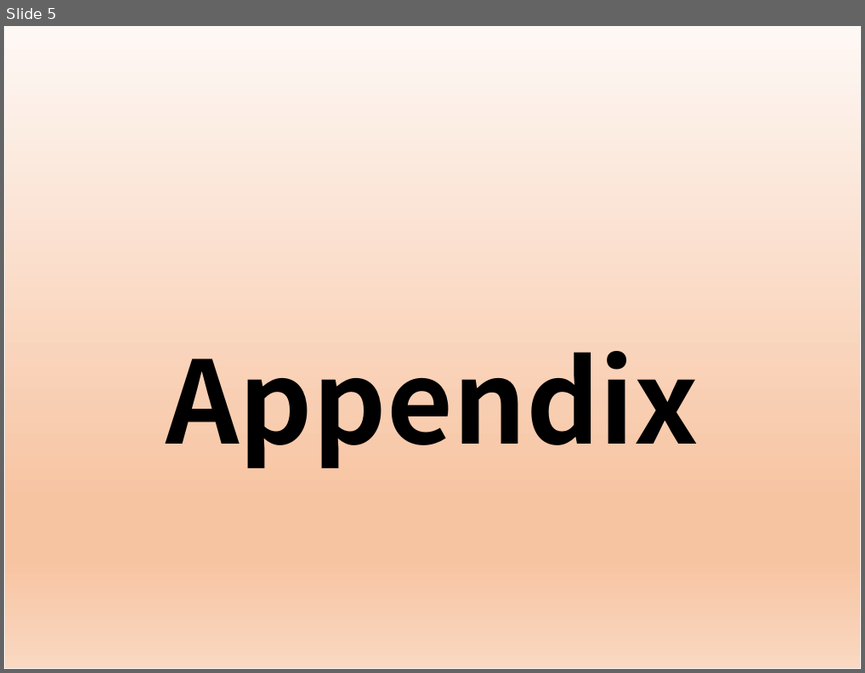
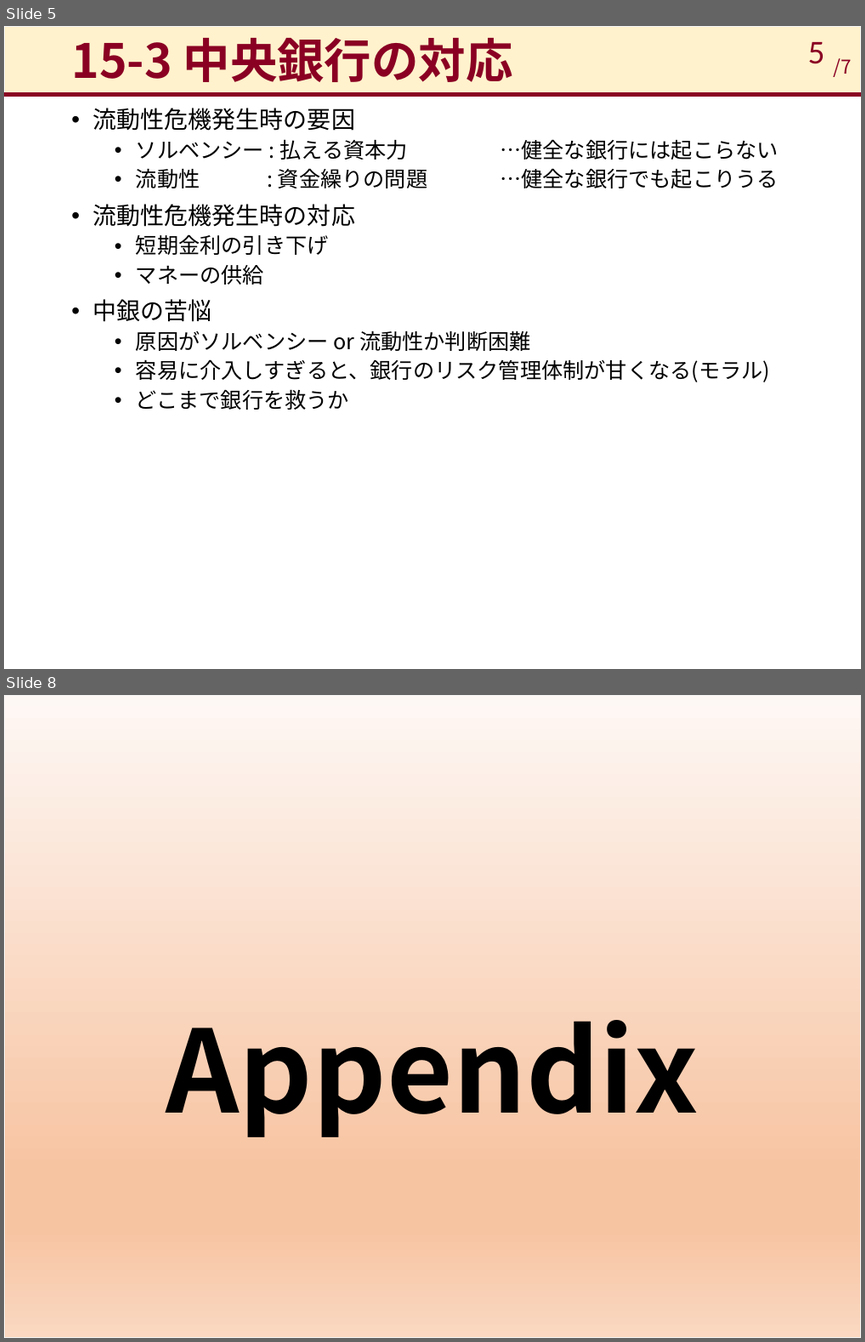
Before and after one commit to takashiikai1991/shirakawa, a slide deck: Sec_14.15/現代の金融政策_15.pptx. Shown one above the other, each under a label of ours: slide 5 before the commit, slides 5 and 8 after it; the slides between them are not shown. The pictures are 865x673 and 865x1342 pixels, drawn with LibreOffice and Linux fonts; fonts in the diff are those of the drawing. Boxes give left, top, right and bottom in pixels: in the first picture for what was removed or moved away, otherwise in the second. Text is boxed around its words. In the diff, an @@ line names an element or a change of style, - is before the commit and + after.

```diff
--- a/Sec_14.15/現代の金融政策_15.pptx
+++ b/Sec_14.15/現代の金融政策_15.pptx
@@ slide 5 added at box(4, 26, 861, 669), background #FFFFFF @@
@@ rectangle added at box(4, 26, 861, 94), fill #FFF2CC, outline #F2F2F2 1 pt @@
@@ title added at box(71, 38, 513, 82), 39.6 pt, text #8A0023, bold @@
+15-3 中央銀行の対応
@@ page number added at box(808, 42, 825, 64), 28 pt, text #8A0023 @@
+5
@@ text added at box(834, 58, 851, 77), 16 pt, text #8A0023 @@
+/7
@@ line added from (4, 95) to (861, 95), #8A0023 3 pt @@
@@ text added at box(93, 108, 778, 409), 18 pt, text #000000 @@
+• 流動性危機発生時の要因
+  • ソルベンシー : 払える資本力 …健全な銀行には起こらない
+  • 流動性 : 資金繰りの問題 …健全な銀行でも起こりうる
+• 流動性危機発生時の対応
+  • 短期金利の引き下げ
+  • マネーの供給
+• 中銀の苦悩
+  • 原因がソルベンシー or 流動性か判断困難
+  • 容易に介入しすぎると、銀行のリスク管理体制が甘くなる(モラル)
+  • どこまで銀行を救うか
@@ what was slide 5 is now slide 8 @@
```
Also in this commit, not shown: 4 slides changed, 2 other slides added, 1 other file.
